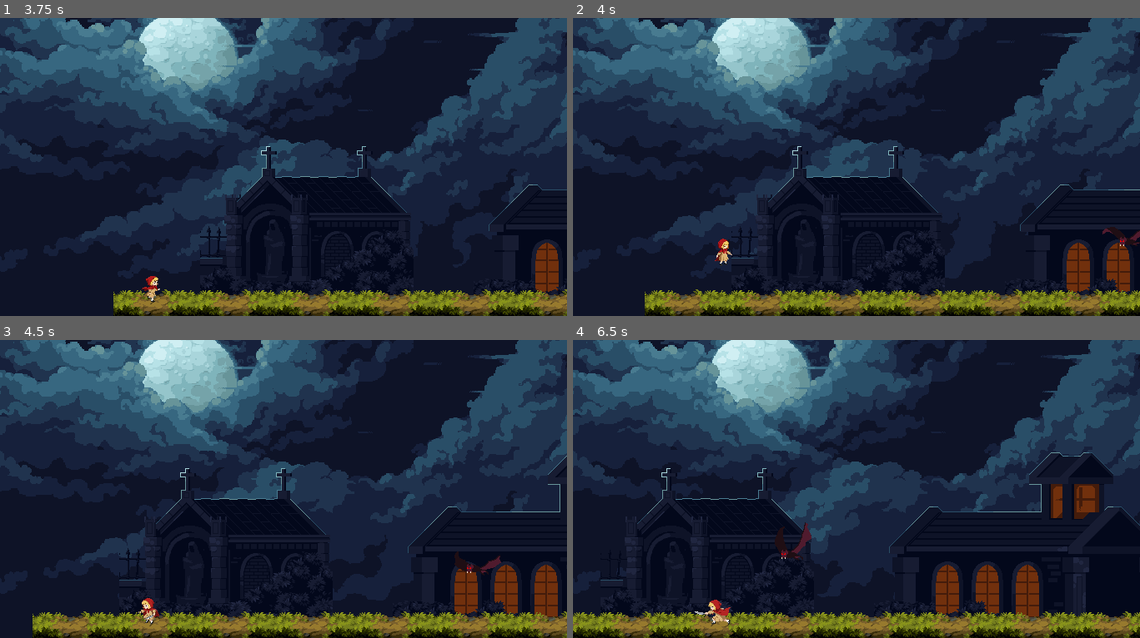
Above: before the commit, frames 1-4 (two rows, left to right).
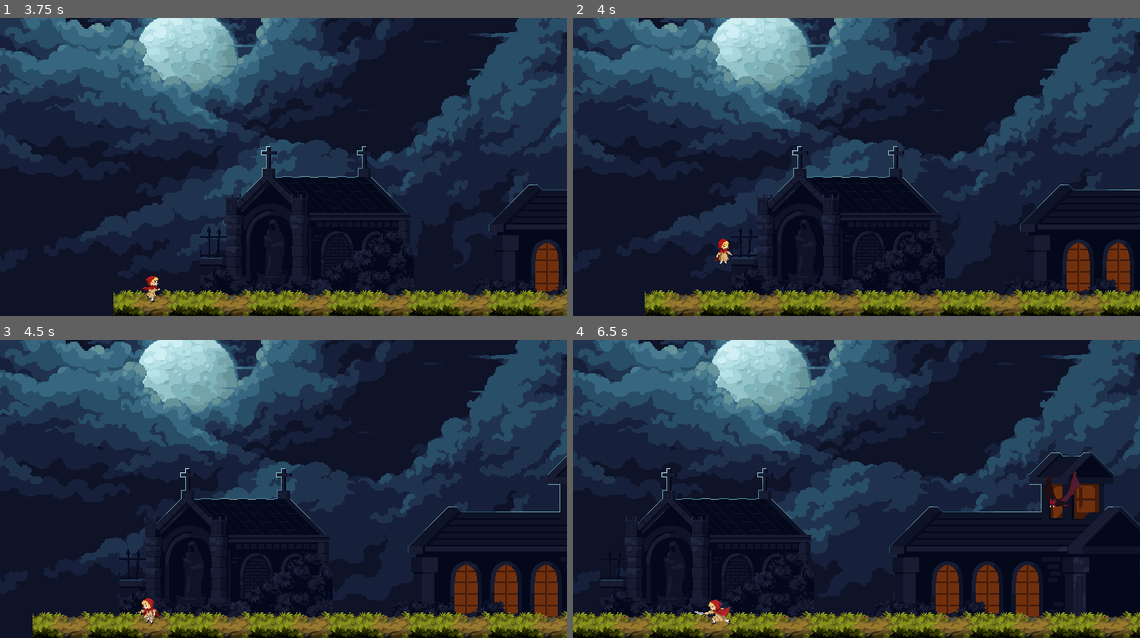
Above: after the commit, the same moments.

Repository: Jullyo1122/jogo-de-plataforma
Game: Godot game, scene res://cenas/CenaPrincipal.tscn
Same seed, same stepped clock (60 frames per second), same inputs: the game is played once before the commit and once after it.
Inputs:
- Up to frame 1 (3.75 s): tap Enter (attack) at 0.5, 0.6, 1.35, 2.1, 2.85, 3.6 s; hold D (right) 0.53-2.03 s; tap W (jump) at 0.77, 1.52, 3.02 s; hold A (left) 2.03-2.78 s; hold D (right) from 2.78 s (still down)
- Up to frame 2 (4 s): keep holding D (right); tap W (jump) at 3.77 s
- Up to frame 3 (4.5 s): release D (right) at 4.28 s; hold A (left) from 4.28 s (still down); tap Enter (attack) at 4.35 s
- Up to frame 4 (6.5 s): tap W (jump) at 4.52, 6.02 s; release A (left) at 5.03 s; hold D (right) 5.03-5.78 s; tap Enter (attack) at 5.1, 5.85 s; hold A (left) from 5.78 s (still down)

Frame 1 is identical in both runs. In frame 2, 0.2% of the frame differs, in the area x 93-100%, y 70-77%; in frame 3, 0.2%; in frame 4, 0.5%, in the area x 35-90%, y 43-75%.

Commit message:
Correção de logica de perseguição e ataque do inimigo

Diff:
--- a/cenas/CenaPrincipal.tscn
+++ b/cenas/CenaPrincipal.tscn
@@ -2649,4 +2649,4 @@
 script = ExtResource("7_xumti")
 
 [node name="enemy" parent="." unique_id=1257984357 instance=ExtResource("11_76hco")]
-position = Vector2(993, 179)
+position = Vector2(1315, 117)
--- a/entities/enemy.gd
+++ b/entities/enemy.gd
@@ -9,6 +9,7 @@
 
 enum BatState {
 	PATROL,
+	CHASE,
 	ATTACK,
 	COOLDOWN
 }
@@ -27,6 +28,10 @@
 
 		BatState.COOLDOWN:
 			cooldown(delta)
+
+		BatState.CHASE:
+			chase()
+
 	update_sprite_direction()
 	move_and_slide()
 
@@ -37,6 +42,7 @@
 		$Animacaobat.flip_h = true
 
 func patrol(delta):
+	print("Patrulhando")
 	time += delta
 
 	velocity.x = -speed
@@ -44,40 +50,52 @@
 	anim.play("patrol")
 
 func _on_detection_area_body_entered(body):
-	print("Entrou:", body.name)
-	print(body.get_groups())
-
 	if body.is_in_group("player"):
-		print("Jogador detectado")
 		player = body
-		state = BatState.ATTACK
-		anim.play("attack")
-
-
-func _on_detection_area_body_exited(body):
-	if body == player:
-		player = null
-		state = BatState.PATROL
+		state = BatState.CHASE
 
 var attack_speed = 200
+@export var chase_speed := 120
 @export var attack_cooldown := 1.5
+@export var attack_distance := 40.0
 
 func attack():
 	print("Atacando")
 
 	if player == null:
+		state = BatState.PATROL
 		return
 
-
-	$AttackCooldown.start()
+	anim.play("attack")
 
 	var direction = (player.global_position - global_position).normalized()
 	velocity = direction * attack_speed
 
+	$AttackCooldown.start()
+
 	state = BatState.COOLDOWN
 
+@export var detection_distance := 200.0
+
+func chase():
+	if player == null:
+		state = BatState.PATROL
+		return
+
+	if global_position.distance_to(player.global_position) > detection_distance:
+		player = null
+		state = BatState.PATROL
+		return
+
+	var direction = (player.global_position - global_position).normalized()
+	velocity = direction * chase_speed
+
+	# Se chegou perto, inicia o ataque
+	if global_position.distance_to(player.global_position) <= attack_distance:
+		state = BatState.ATTACK
+
 func cooldown(delta):
-	pass
+	velocity = Vector2.ZERO
 
 func _ready():
 	$HitBox.add_to_group("enemy_attack")
@@ -85,6 +103,6 @@
 
 func _on_attack_cooldown_timeout() -> void:
 	if player != null:
-		state = BatState.ATTACK
+		state = BatState.CHASE
 	else:
 		state = BatState.PATROL
